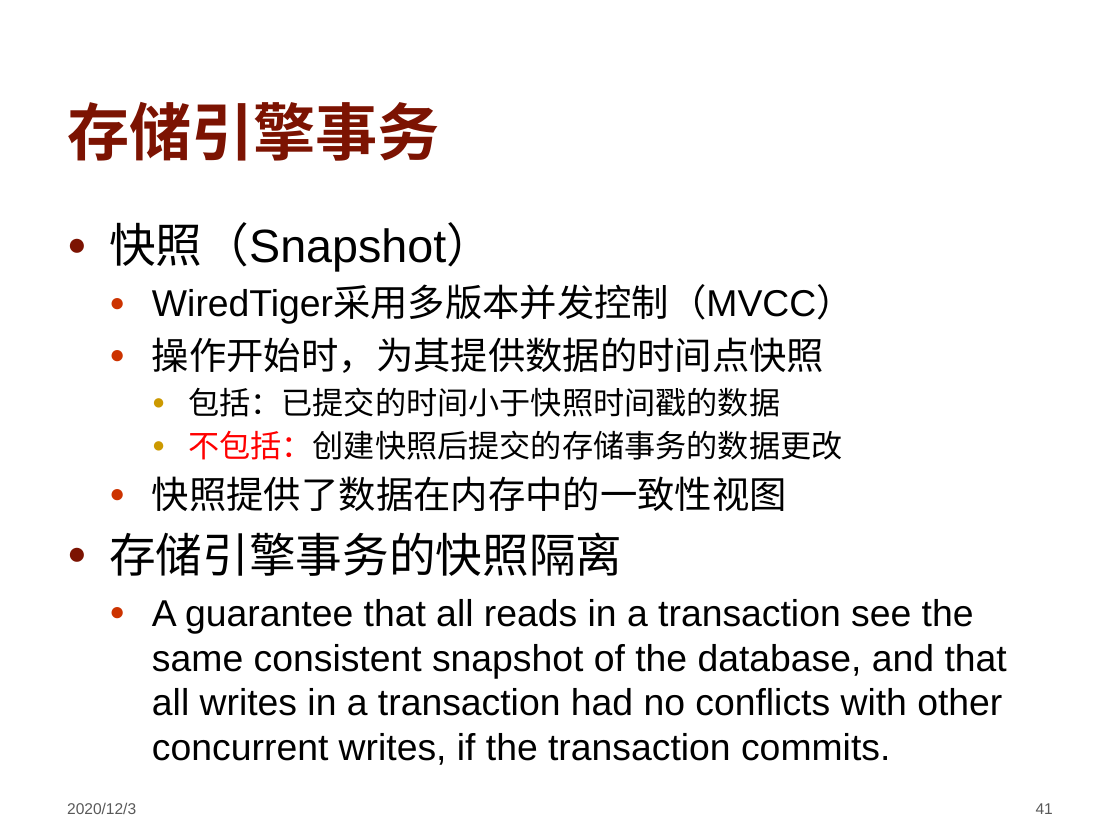
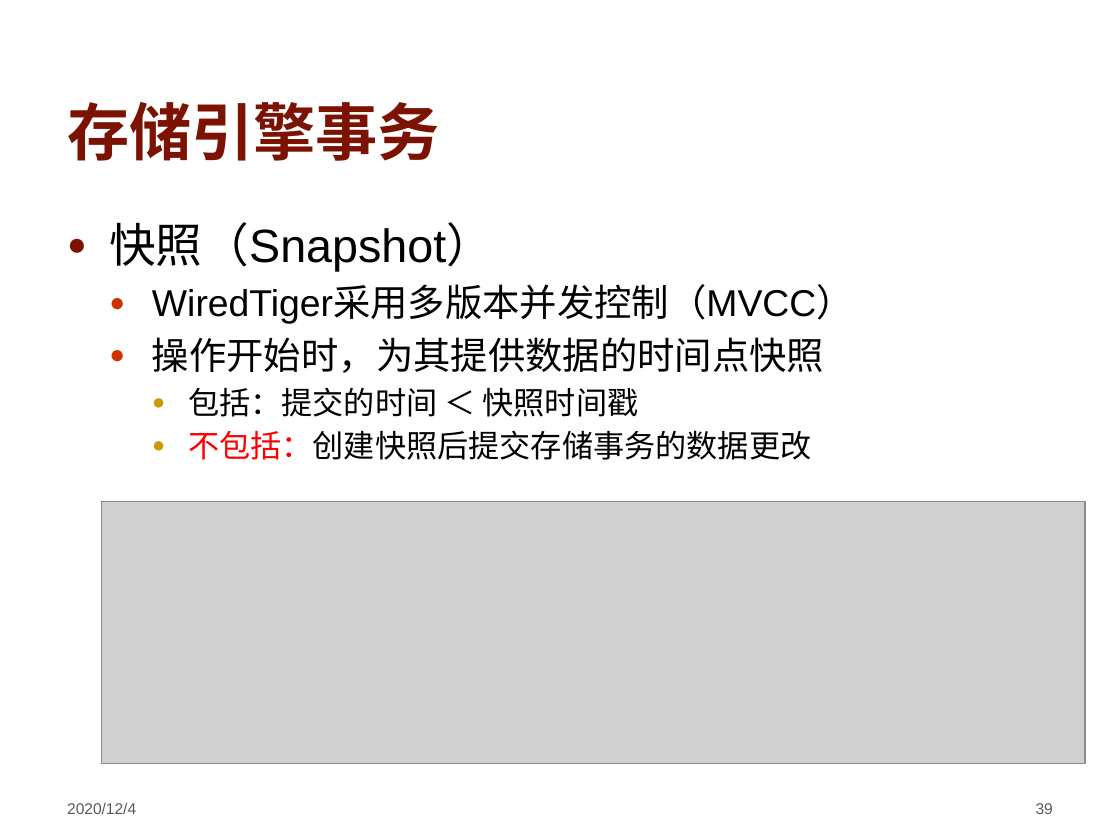
Before and after one commit to hengxin/awesome-dbs, a slide deck: slide 39 of ppt/Introduction-of-Transactions-in-MongoDB.pptx (slide 41 before the commit). Drawn at 1120x840 pixels with LibreOffice and Linux fonts; fonts in the diff are those of the drawing; grey boxes stand for pictures; background and template pictures are left out. Boxes give left, top, right and bottom in pixels: in the first picture for what was removed or moved away, otherwise in the second. Text is boxed around its words. In the diff, an @@ line names an element or a change of style, - is before the commit and + after.

```diff
--- a/ppt/Introduction-of-Transactions-in-MongoDB.pptx
+++ b/ppt/Introduction-of-Transactions-in-MongoDB.pptx
@@ text at (x1=188, y1=387, x2=811, y2=460): text changed; size 24 to 20 pt @@
-    ● 包括：已提交的时间小于快照时间戳的数据
-    ● 不包括：创建快照后提交的存储事务的数据更改
-  ● 快照提供了数据在内存中的一致性视图
-● 存储引擎事务的快照隔离
-  ● A guarantee that all reads in a transaction see the same consistent snapshot of the database, and that all writes in a transaction had no conflicts with other concurrent writes, if the transaction commits.
+    ● 包括：提交的时间 ＜ 快照时间戳
+    ● 不包括：创建快照后提交存储事务的数据更改
@@ picture added at (x1=101, y1=501, x2=1084, y2=763) @@
@@ text at (x1=67, y1=802, x2=136, y2=814): text changed @@
-2020/12/3
+2020/12/4
@@ page number at (x1=1036, y1=803, x2=1053, y2=814): text changed @@
-41
+39
```
Also in this commit, not shown: 65 other slides changed, 5 slides added, 6 slides removed.
